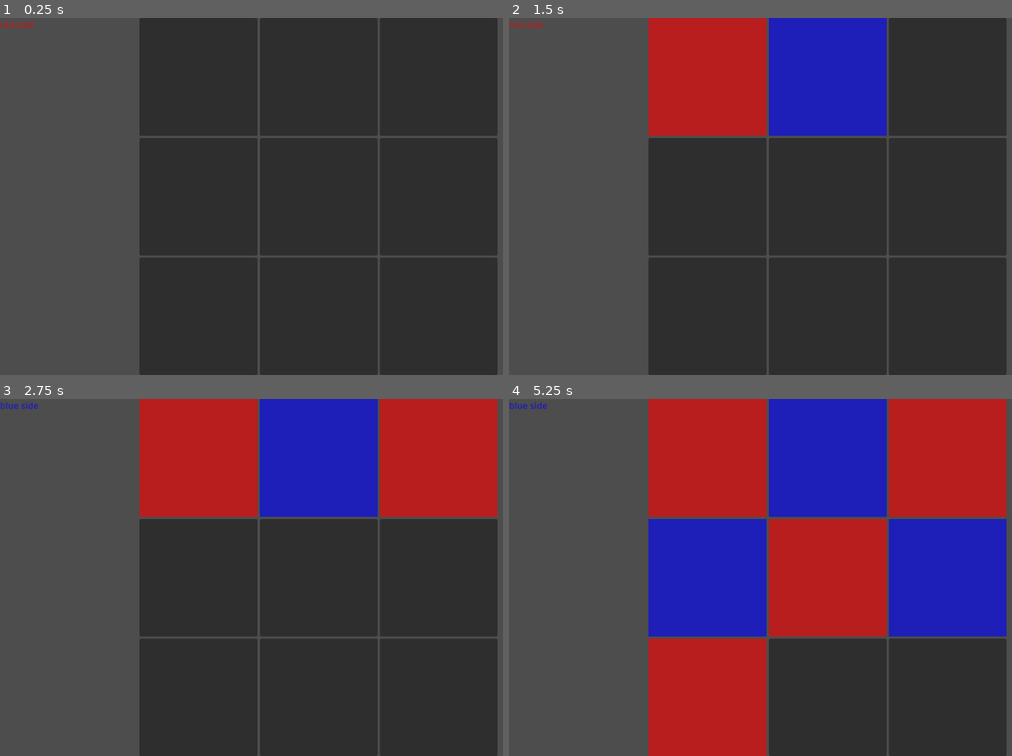
Above: before the commit, frames 1-4 (two rows, left to right).
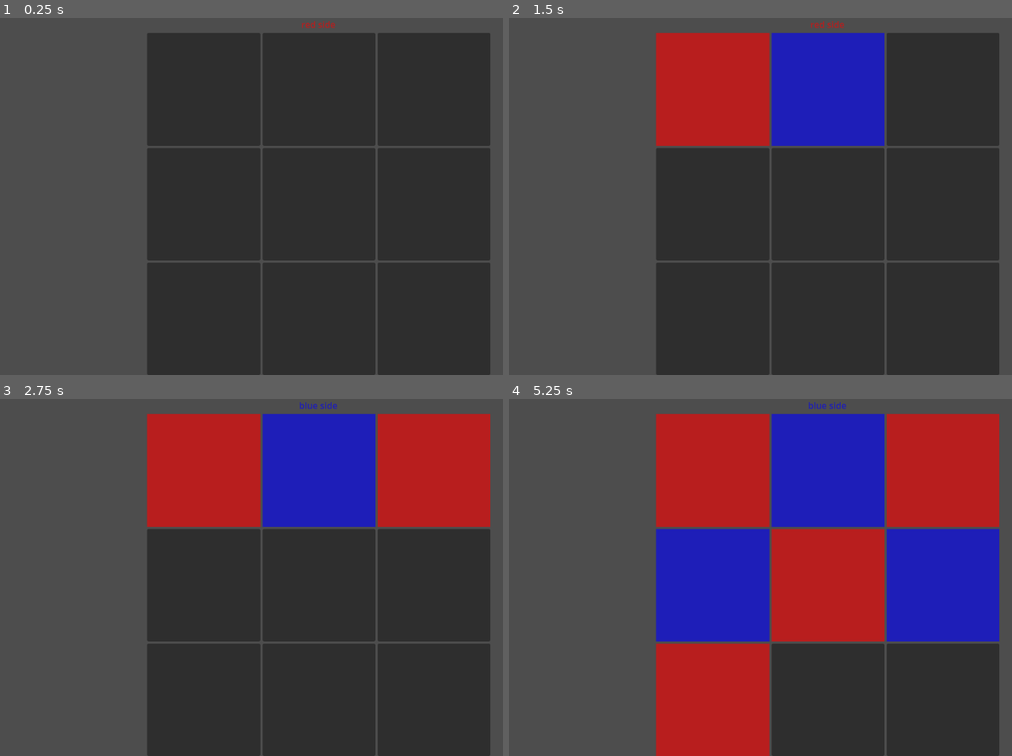
Above: after the commit, the same moments.

Repository: WSQS/godot-little-games
Game: Godot game, scene res://scene/main.tscn
The game is run twice, just before and just after one commit, with the same random seed, the same clock (stepped at 60 frames per second) and the same inputs.
Inputs (mouse positions are in pixels of both pictures, inside the frame that each line leads up to; where the layout moved, square brackets give the same spot in the first picture):
- Up to frame 1 (0.25 s): no input
- Up to frame 2 (1.5 s): click (710, 89) [705, 78] at 0.5 s; click (825, 78) at 1.27 s
- Up to frame 3 (2.75 s): click (437, 459) at 2.02 s
- Up to frame 4 (5.25 s): click (705, 577) at 2.77 s; click (825, 577) at 3.52 s; click (946, 577) at 4.27 s; click (705, 698) at 5.02 s

The runs differ from the first frame. In frame 1, 8.3% of the frame differs, in the area x 0-99%, y 0-100%; in frame 2, 9.5%; in frame 3, 10%; in frame 4, 11%.

Commit message:
fix: add VBoxContainer

Diff:
--- a/scene/board.tscn
+++ b/scene/board.tscn
@@ -25,5 +25,7 @@
 anchor_bottom = 1.0
 grow_horizontal = 2
 grow_vertical = 2
+size_flags_horizontal = 3
+size_flags_vertical = 3
 columns = 3
 script = SubResource("GDScript_ipnsa")
--- a/scene/main.tscn
+++ b/scene/main.tscn
@@ -13,22 +13,26 @@
 grow_horizontal = 2
 grow_vertical = 2
 
-[node name="Sign" type="Label" parent="." unique_id=40769928]
-layout_mode = 0
-offset_right = 40.0
-offset_bottom = 23.0
-script = ExtResource("1_wp4xf")
-
-[node name="AspectRatioContainer" type="AspectRatioContainer" parent="." unique_id=1985735642]
+[node name="VBoxContainer" type="VBoxContainer" parent="." unique_id=1008011299]
 layout_mode = 1
 anchors_preset = 15
 anchor_right = 1.0
 anchor_bottom = 1.0
 grow_horizontal = 2
 grow_vertical = 2
+alignment = 1
 
-[node name="Board" parent="AspectRatioContainer" unique_id=602309187 instance=ExtResource("2_v0l8b")]
+[node name="Sign" type="Label" parent="VBoxContainer" unique_id=40769928]
+layout_mode = 2
+horizontal_alignment = 1
+script = ExtResource("1_wp4xf")
+
+[node name="AspectRatioContainer" type="AspectRatioContainer" parent="VBoxContainer" unique_id=1985735642]
+layout_mode = 2
+size_flags_vertical = 3
+
+[node name="Board" parent="VBoxContainer/AspectRatioContainer" unique_id=602309187 instance=ExtResource("2_v0l8b")]
 layout_mode = 2
 script = ExtResource("2_wp4xf")
 
-[connection signal="on_side" from="AspectRatioContainer/Board" to="Sign" method="_on_board_on_side"]
+[connection signal="on_side" from="VBoxContainer/AspectRatioContainer/Board" to="VBoxContainer/Sign" method="_on_board_on_side"]
